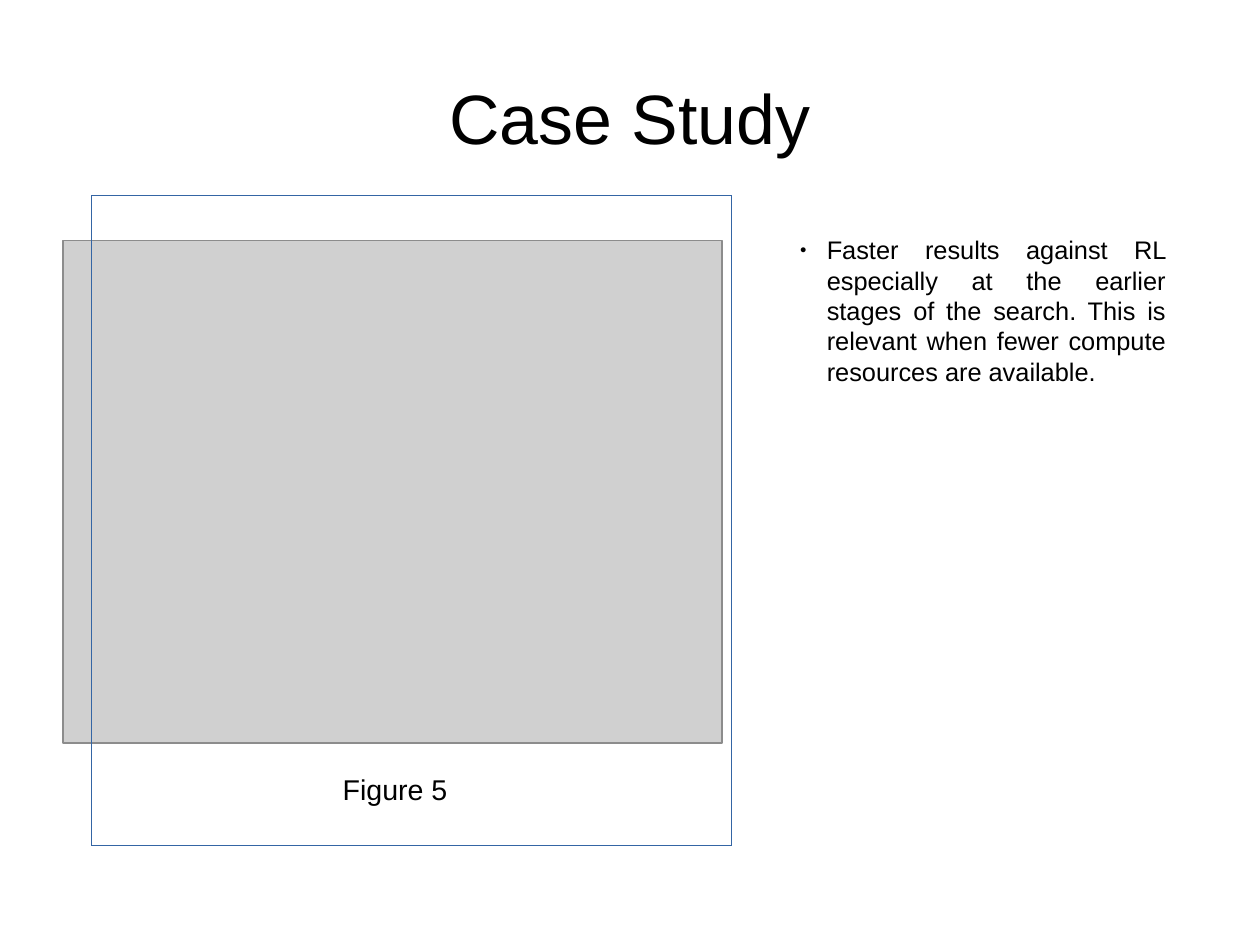
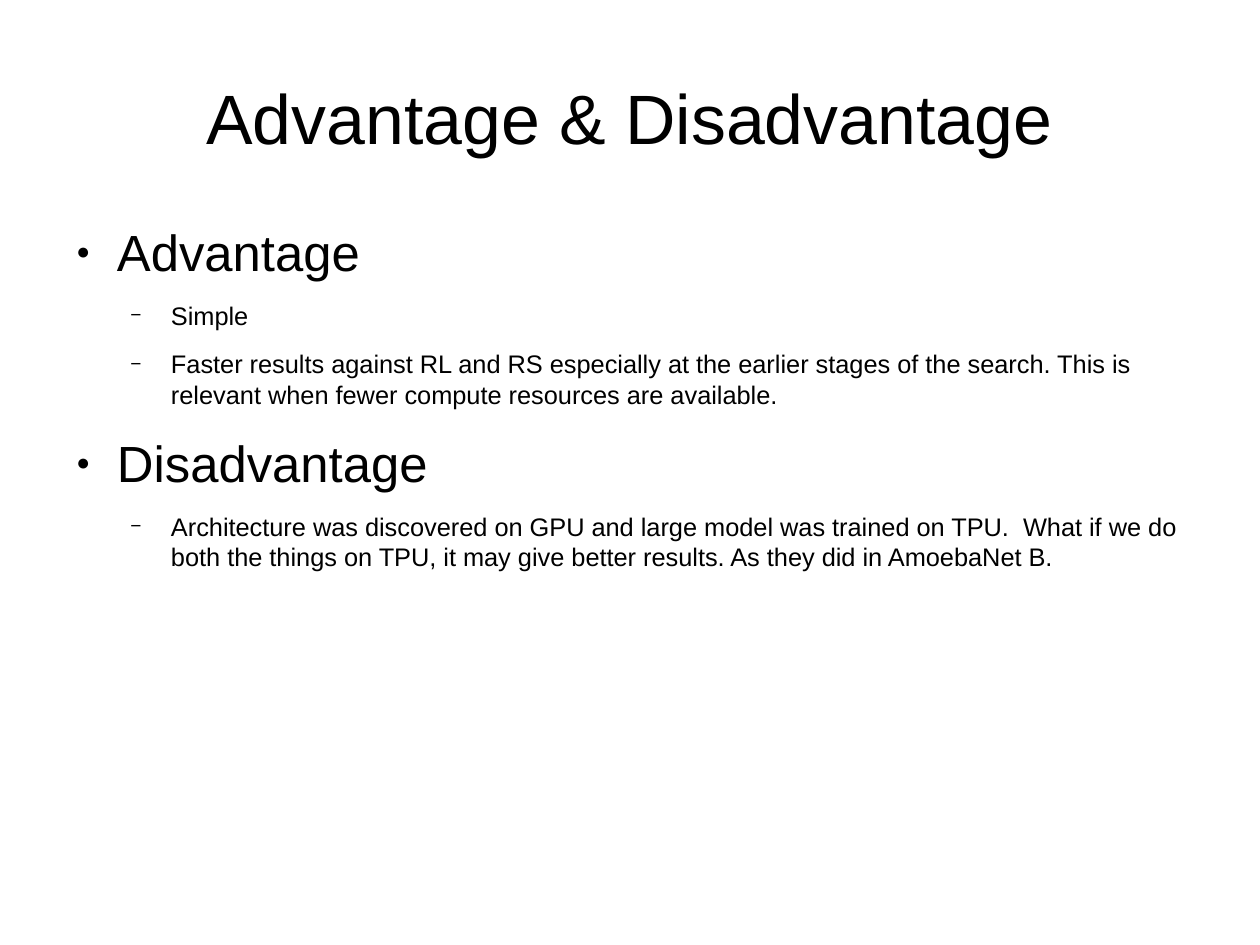
Before and after one commit to harshgrovr/Normal-and-reduction-cell, a slide deck: slide 10 of Presentation.odp (slide 8 before the commit). Drawn at 1260x945 pixels with LibreOffice and Linux fonts; fonts in the diff are those of the drawing; grey boxes stand for pictures. Boxes give left, top, right and bottom in pixels: in the first picture for what was removed or moved away, otherwise in the second. Text is boxed around its words. In the diff, an @@ line names an element or a change of style, - is before the commit and + after.

```diff
--- a/Presentation.odp
+++ b/Presentation.odp
@@ title at bbox=[206, 93, 1052, 157]: text changed @@
-Case Study
+Advantage & Disadvantage
@@ rectangle removed at bbox=[91, 196, 732, 846] @@
@@ text added at bbox=[117, 234, 1176, 572], 16 pt, text #000000 @@
+● Advantage
+  − Simple
+  − Faster results against RL and RS especially at the earlier stages of the search. This is relevant when fewer compute resources are available.
+● Disadvantage
+  − Architecture was discovered on GPU and large model was trained on TPU. What if we do both the things on TPU, it may give better results. As they did in AmoebaNet B.
@@ picture removed at bbox=[63, 241, 723, 743] @@
@@ text removed at bbox=[827, 240, 1166, 382] @@
-● Faster results against RL especially at the earlier stages of the search. This is relevant when fewer compute resources are available.
@@ text removed at bbox=[343, 779, 447, 805] @@
-Figure 5
```
Also in this commit, not shown: 4 other slides changed, 1 slide added.
